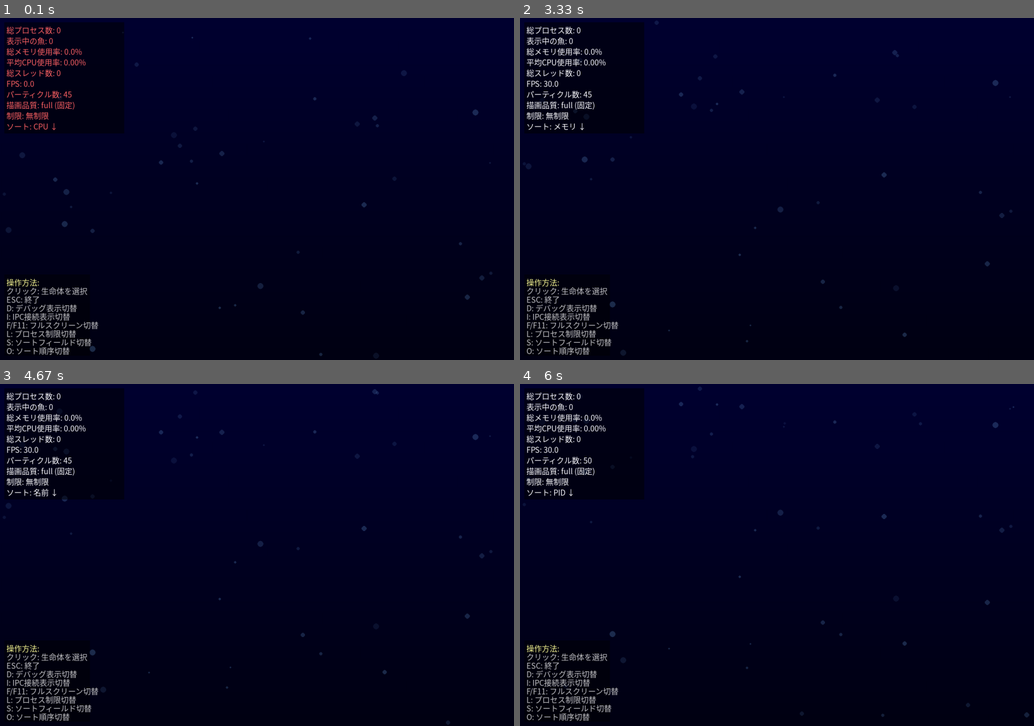
Above: before the commit, frames 1-4 (two rows, left to right).
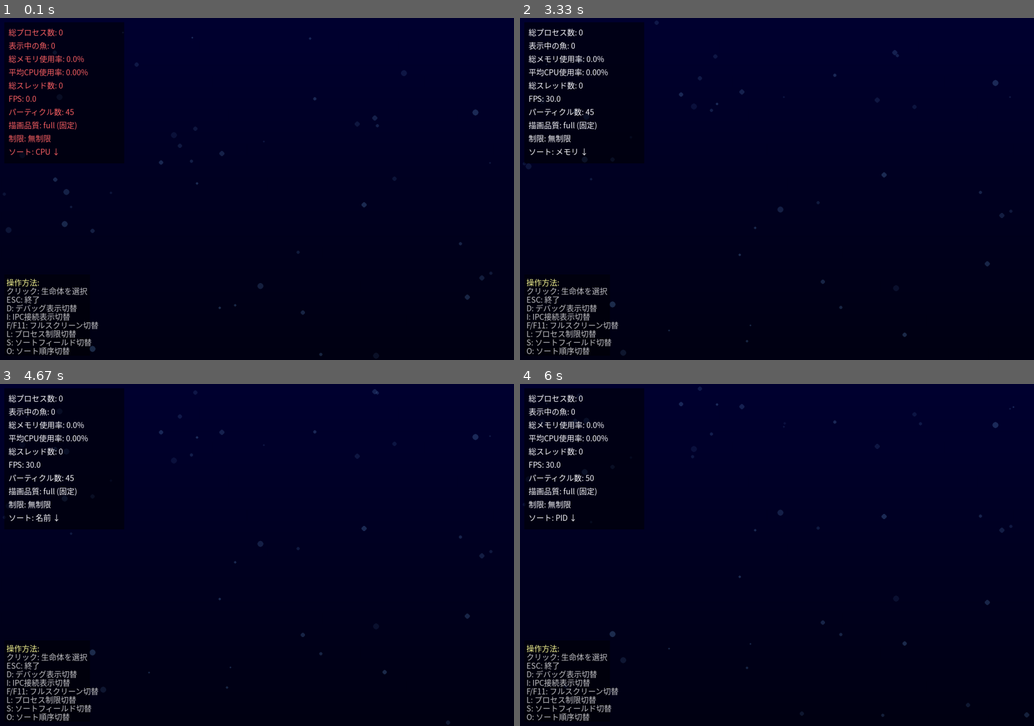
Above: after the commit, the same moments.

Repository: mouri-lab/process-aquarium
Game: pygame game, started from main.py
The game is run twice, just before and just after one commit, with the same random seed, the same clock (stepped at 60 frames per second) and the same inputs.
Inputs:
- Up to frame 1 (0.1 s): no input
- Up to frame 2 (3.33 s): tap Space at 0.33 s; hold D 2.17-2.8 s; hold S 2.83-3.2 s
- Up to frame 3 (4.67 s): hold D 3.73-4.2 s; hold S 4.23-4.53 s
- Up to frame 4 (6 s): hold S 5.23-5.6 s; hold D from 5.63 s (still down)

The runs differ from the first frame. In frame 1, 2.0% of the frame differs, in the area x 1-18%, y 2-41%; in frame 2, 2.0%; in frame 3, 2.1%, in the area x 0-18%, y 2-41%; in frame 4, 2.0%.

Commit message:
統計パネルのサイズを動的に調整し、テキストの描画位置を改善

Diff:
--- a/src/visuals/aquarium.py
+++ b/src/visuals/aquarium.py
@@ -514,16 +514,30 @@
             stats_lines.append(f"Retina: {self.retina_info['scale_factor']:.1f}x")
 
         # 背景パネル
-        panel_height = len(stats_lines) * 25 + 10
-        panel_surface = pygame.Surface((280, panel_height), pygame.SRCALPHA)
+        panel_padding_x = 10
+        panel_padding_y = 10
+        font_linesize = self.small_font.get_linesize()
+        line_height = max(int(font_linesize * 1.15), font_linesize)
+        max_text_width = 0
+        for line in stats_lines:
+            text_width, _ = self.small_font.size(line)
+            if text_width > max_text_width:
+                max_text_width = text_width
+
+        panel_width = max(280, max_text_width + panel_padding_x * 2)
+        panel_height = len(stats_lines) * line_height + panel_padding_y * 2
+        panel_surface = pygame.Surface((panel_width, panel_height), pygame.SRCALPHA)
         panel_surface.fill((0, 0, 0, 128))
-        self.screen.blit(panel_surface, (10, 10))
+        panel_x, panel_y = 10, 10
+        self.screen.blit(panel_surface, (panel_x, panel_y))
 
         # 統計テキスト
         for i, line in enumerate(stats_lines):
             color = (255, 100, 100) if current_fps < self.fps * 0.7 else (255, 255, 255)  # 低FPS時は赤
             text_surface = self._render_text(line, self.small_font, color)
-            self.screen.blit(text_surface, (15, 15 + i * 25))
+            text_x = panel_x + panel_padding_x
+            text_y = panel_y + panel_padding_y + i * line_height
+            self.screen.blit(text_surface, (text_x, text_y))
 
         # 選択されたFishの詳細情報
         if self.selected_fish:
